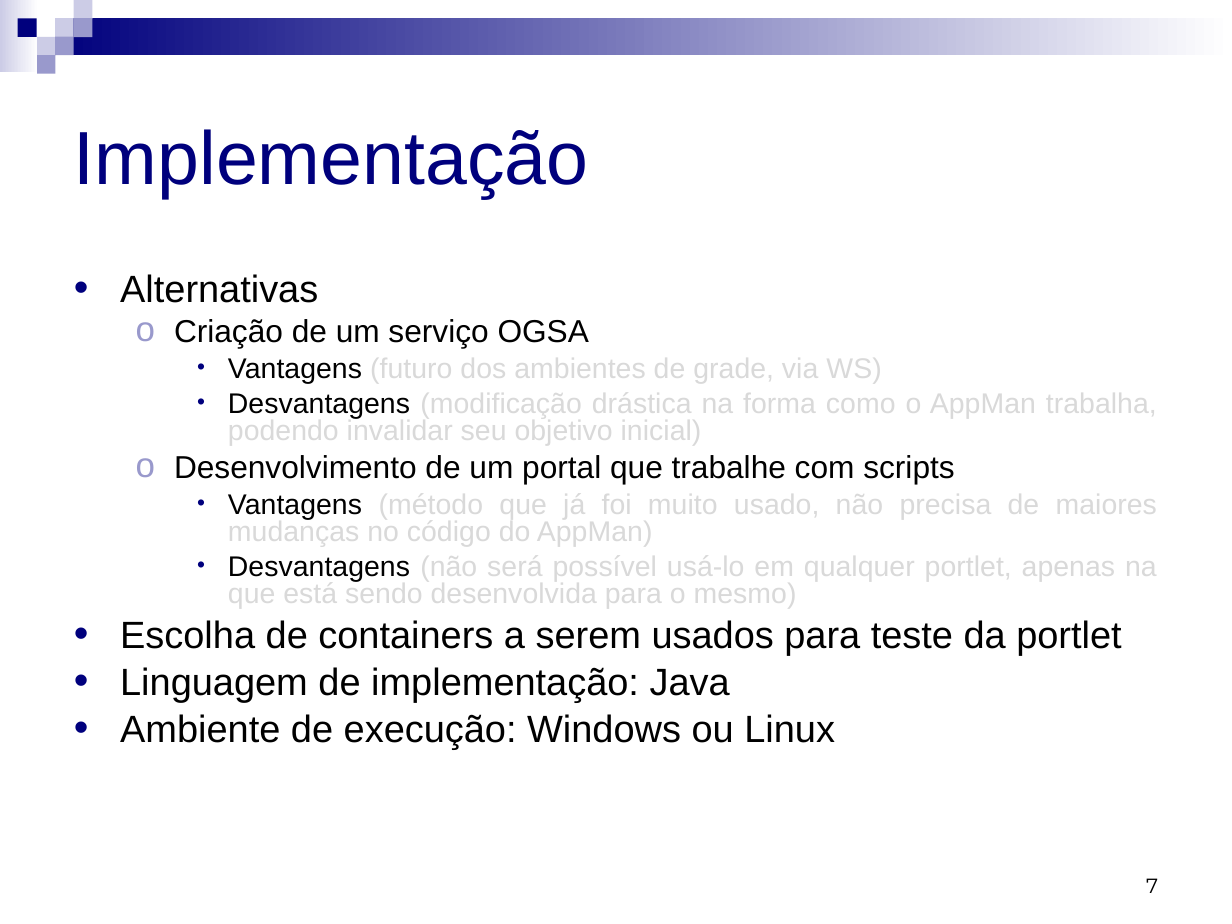
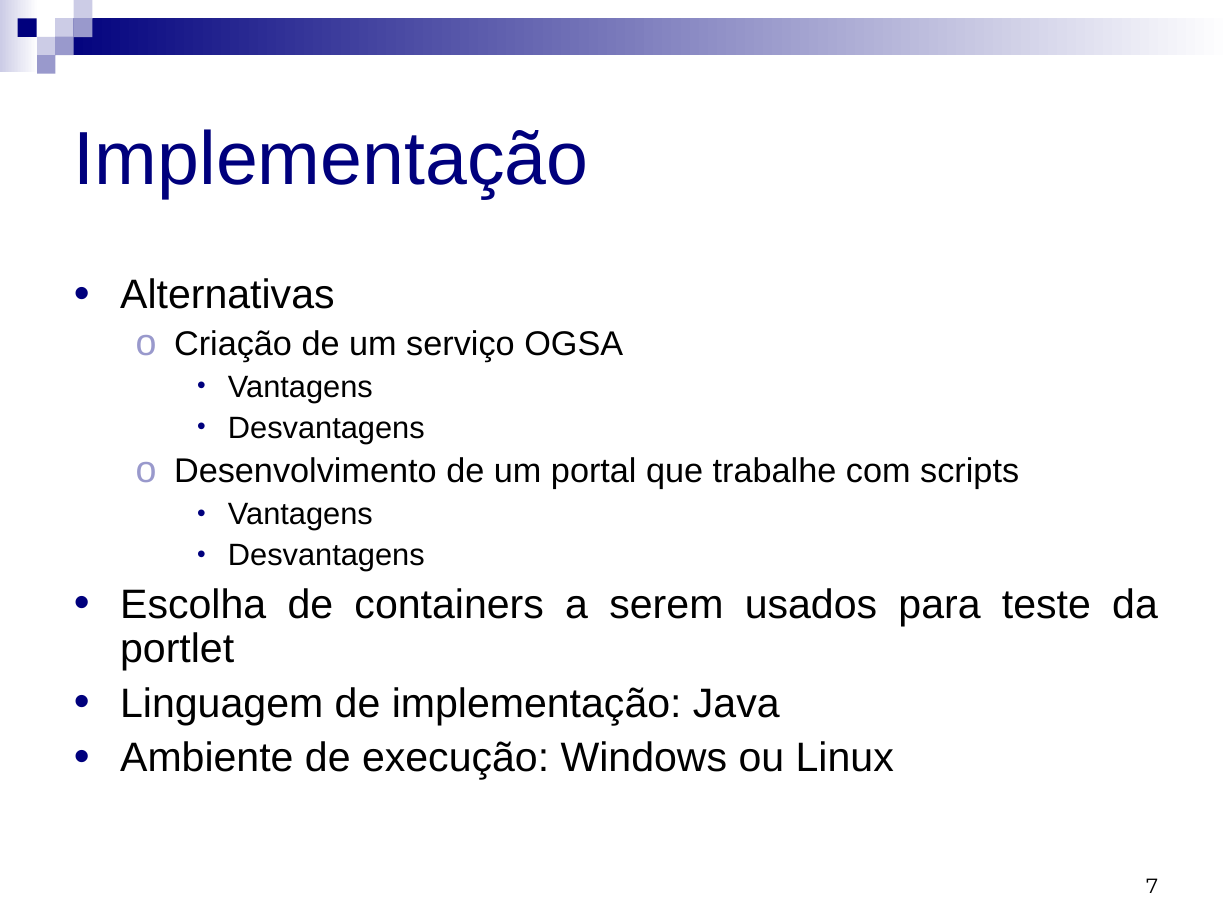
Before and after one commit to micheldavid/tcc-michel, a slide deck: slide 7 of Seminário de andamento/Michel David da Costa - Seminário de Andamento - Apresentação.ppt. Drawn at 1232x924 pixels with LibreOffice and Linux fonts; fonts in the diff are those of the drawing. Boxes give left, top, right and bottom in pixels: in the first picture for what was removed or moved away, otherwise in the second. Text is boxed around its words. In the diff, an @@ line names an element or a change of style, - is before the commit and + after.

```diff
--- a/Seminário de andamento/Michel David da Costa - Seminário de Andamento - Apresentação.ppt
+++ b/Seminário de andamento/Michel David da Costa - Seminário de Andamento - Apresentação.ppt
@@ text at [120,278,1158,779]: size 22.2 to 24 pt in "Alternativas", "Escolha de containers a serem usados para ...", "Linguagem de implementação: Java", "Ambiente de execução: Windows ou Linux"; size 18.5 to 20 pt in "Criação de um serviço OGSA", "Desenvolvimento de um portal que trabalhe com ..."; line spacing 0.8 to 0.9 @@
@@ text at [228,375,425,443]: text changed; size 16.6 to 18 pt; text colour #D9D9D9 to #000000 @@
-    • Vantagens (futuro dos ambientes de grade, via WS)
-    • Desvantagens (modificação drástica na forma como o AppMan trabalha, podendo invalidar seu objetivo inicial)
+    • Vantagens
+    • Desvantagens
@@ text at [228,502,425,571]: text changed; size 16.6 to 18 pt; text colour #D9D9D9 to #000000 @@
-    • Vantagens (método que já foi muito usado, não precisa de maiores mudanças no código do AppMan)
-    • Desvantagens (não será possível usá-lo em qualquer portlet, apenas na que está sendo desenvolvida para o mesmo)
+    • Vantagens
+    • Desvantagens
```
Also in this commit, not shown: 1 other slide changed, 2 other files.
